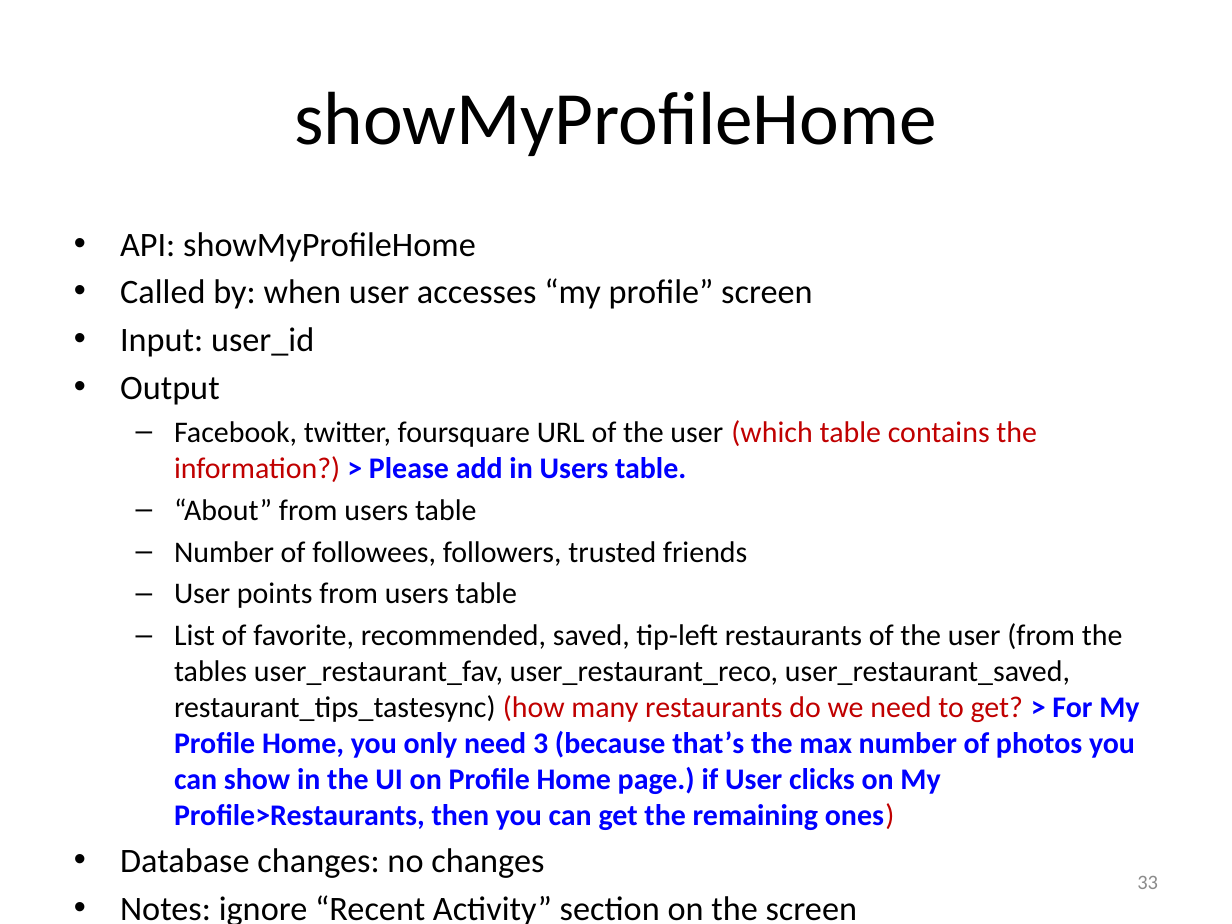
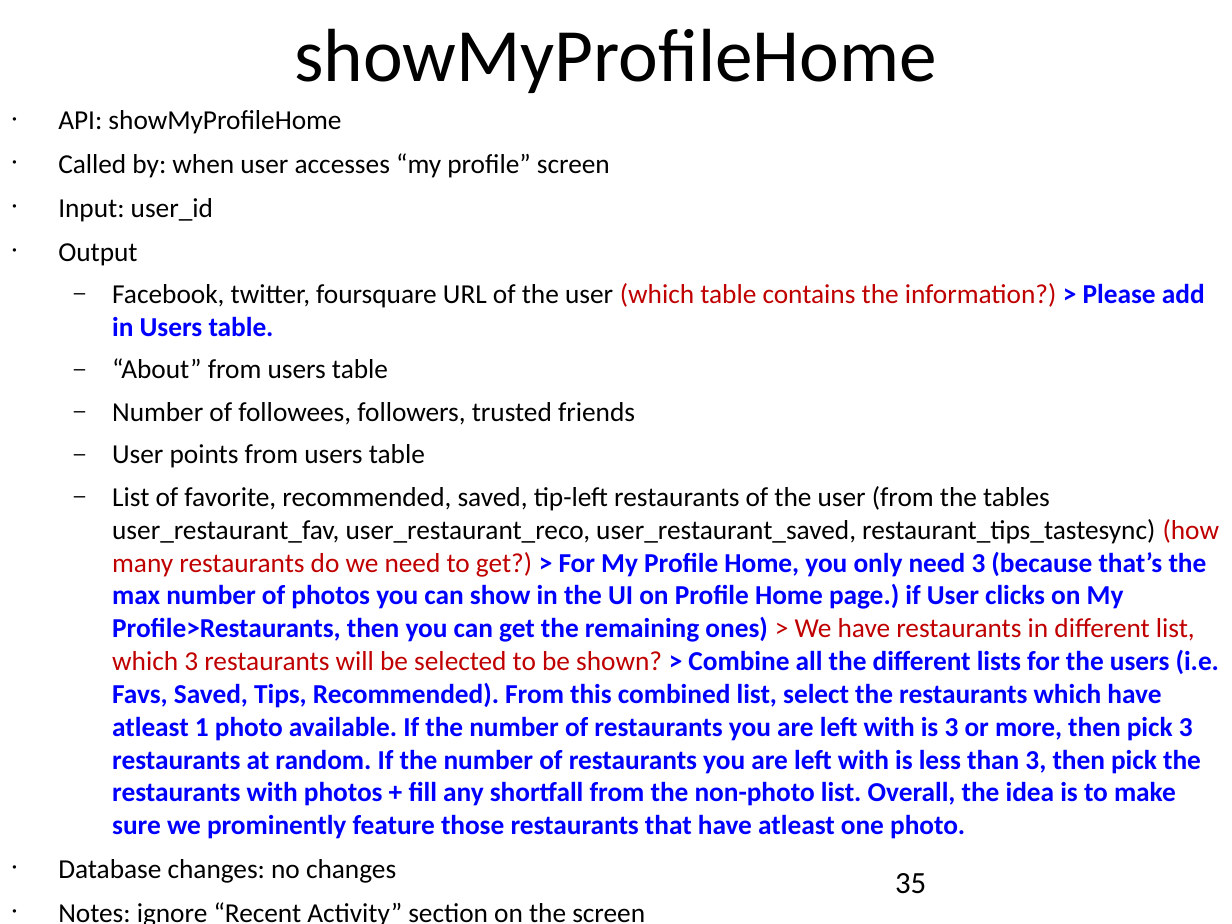
Before and after one commit to catalonia/mob, a slide deck: slide 35 of ws/WS Design Docs/API_Listing.pptx (slide 33 before the commit). Drawn at 1232x924 pixels with LibreOffice and Linux fonts; fonts in the diff are those of the drawing. Boxes give left, top, right and bottom in pixels: in the first picture for what was removed or moved away, otherwise in the second. Text is boxed around its words. In the diff, an @@ line names an element or a change of style, - is before the commit and + after.

Commit message:
API_Listing document update
Responded to Loc's question on which 3 restaurants to show on My
Profile Home screen.

```diff
--- a/ws/WS Design Docs/API_Listing.pptx
+++ b/ws/WS Design Docs/API_Listing.pptx
@@ title "showMyProfileHome": place and size @@
-title "showMyProfileHome" at [294, 91, 937, 156]
+title "showMyProfileHome" at [294, 28, 937, 93]
@@ title "showMyProfileHome" at [294, 28, 937, 93]: vertical alignment middle to top @@
@@ text "API: showMyProfileHome": place and size @@
-text "API: showMyProfileHome" at [120, 232, 1139, 878]
+text "API: showMyProfileHome" at [58, 110, 1219, 924]
@@ text at [58, 110, 1205, 924]: size 20 to 16 pt in "API: showMyProfileHome", "Called by: when user accesses “my profile” ...", "Input: user_id", "Output" and 2 more places; size 17.5 to 16 pt in "Facebook, twitter, foursquare URL of the user ...", "“About” from users table", "Number of followees, followers, trusted friends", "User points from users table"; indent changed; more space between paragraphs @@
@@ text at [112, 486, 1219, 839]: text changed; size 17.5 to 16 pt; bold on @@
-  – List of favorite, recommended, saved, tip-left restaurants of the user (from the tables user_restaurant_fav, user_restaurant_reco, user_restaurant_saved, restaurant_tips_tastesync) (how many restaurants do we need to get? > For My Profile Home, you only need 3 (because that’s the max number of photos you can show in the UI on Profile Home page.) if User clicks on My Profile>Restaurants, then you can get the remaining ones)
+  – List of favorite, recommended, saved, tip-left restaurants of the user (from the tables user_restaurant_fav, user_restaurant_reco, user_restaurant_saved, restaurant_tips_tastesync) (how many restaurants do we need to get?) > For My Profile Home, you only need 3 (because that’s the max number of photos you can show in the UI on Profile Home page.) if User clicks on My Profile>Restaurants, then you can get the remaining ones) > We have restaurants in different list, which 3 restaurants will be selected to be shown? > Combine all the different lists for the users (i.e. Favs, Saved, Tips, Recommended). From this combined list, select the restaurants which have atleast 1 photo available. If the number of restaurants you are left with is 3 or more, then pick 3 restaurants at random. If the number of restaurants you are left with is less than 3, then pick the restaurants with photos + fill any shortfall from the non-photo list. Overall, the idea is to make sure we prominently feature those restaurants that have atleast one photo.
@@ page number at [895, 873, 926, 894]: vertical alignment middle to top @@
@@ page number at [895, 873, 926, 894]: text changed; size 12 to 18 pt; text colour #8C8C8C to #000000 @@
-33
+35
```
Also in this commit, not shown: 36 other slides changed, 4 slides added.
